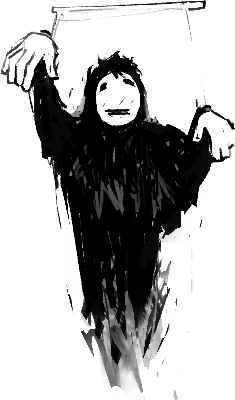
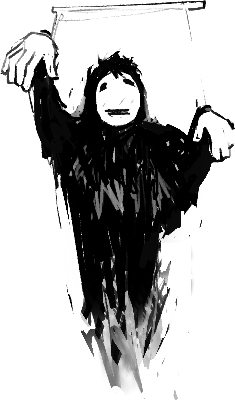
Comparing the layer stacks of the two (235, 400) images. Changes:
"Layer 1": opacity 60% → 30% over (69, 57, 189, 391)
